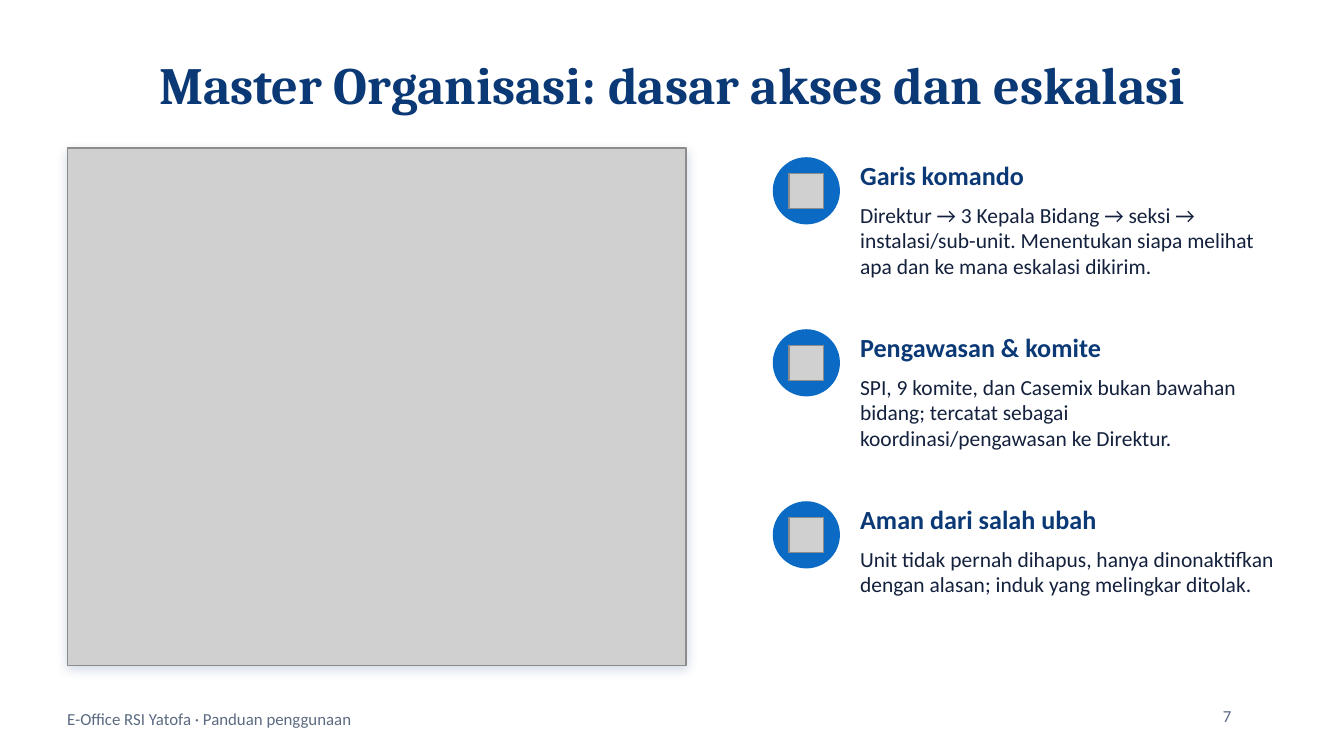
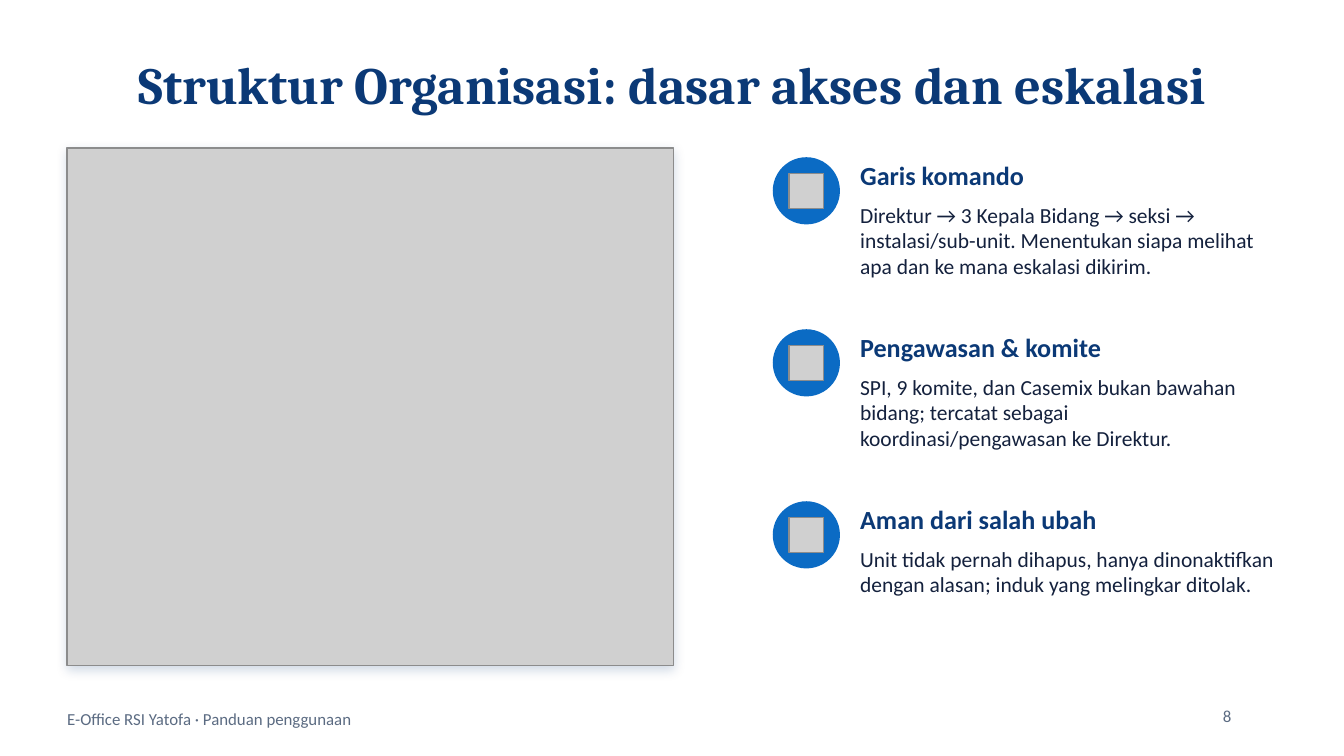
Before and after one commit to krisnapranata/E-Office, a slide deck: slide 8 of Panduan_EOffice_RSI_Yatofa.pptx (slide 7 before the commit). Drawn at 1344x756 pixels with LibreOffice and Linux fonts; fonts in the diff are those of the drawing; grey boxes stand for pictures. Boxes give left, top, right and bottom in pixels: in the first picture for what was removed or moved away, otherwise in the second. Text is boxed around its words. In the diff, an @@ line names an element or a change of style, - is before the commit and + after.

```diff
--- a/Panduan_EOffice_RSI_Yatofa.pptx
+++ b/Panduan_EOffice_RSI_Yatofa.pptx
@@ title at bbox=[139, 67, 1205, 116]: text changed @@
-Master Organisasi: dasar akses dan eskalasi
+Struktur Organisasi: dasar akses dan eskalasi
@@ picture: place and size @@
-picture at bbox=[67, 148, 687, 665]
+picture at bbox=[67, 148, 673, 665]
@@ rectangle: place and size @@
-rectangle at bbox=[67, 148, 687, 665]
+rectangle at bbox=[67, 148, 673, 665]
@@ page number at bbox=[1223, 710, 1232, 722]: text changed @@
-7
+8
```
Also in this commit, not shown: 9 other slides changed, 6 slides added, 2 slides removed.
